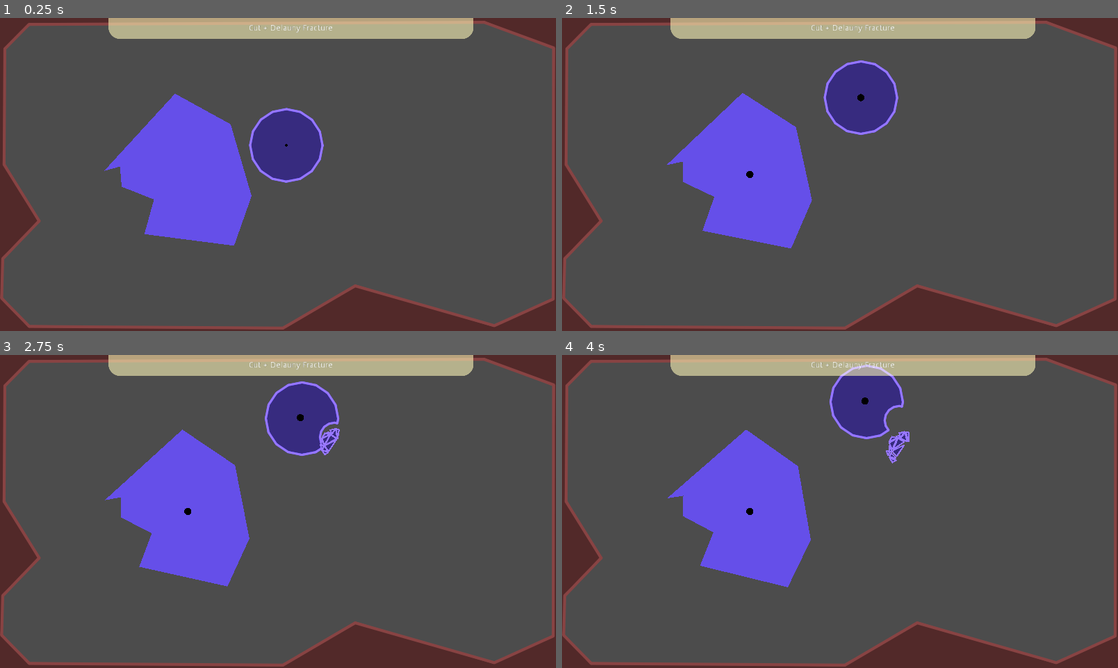
Above: before the commit, frames 1-4 (two rows, left to right).
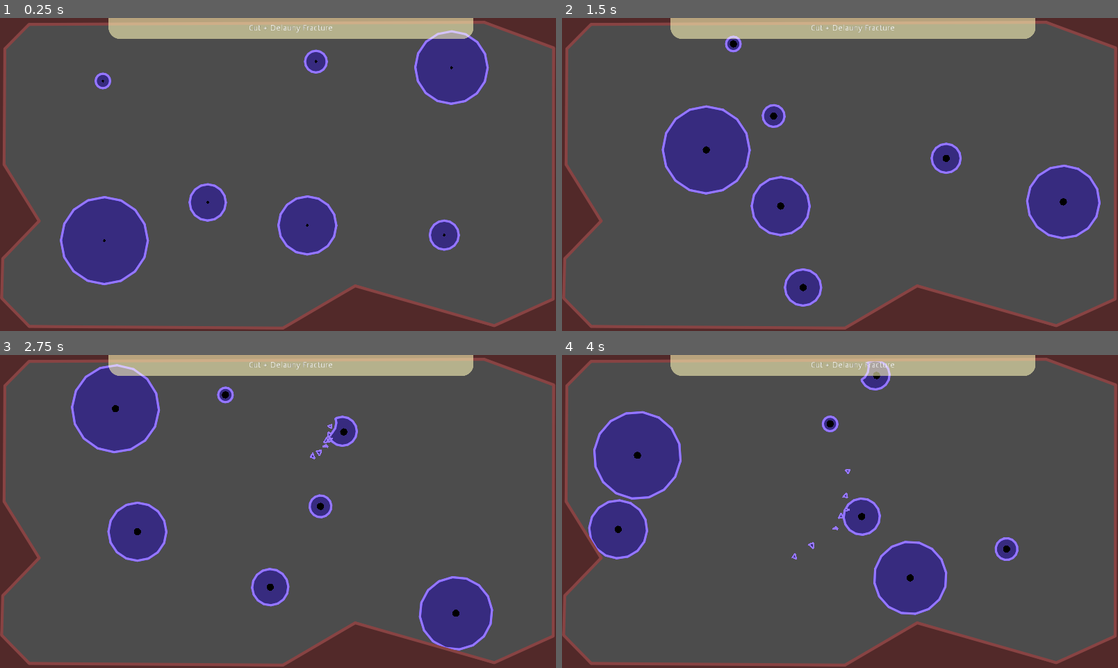
Above: after the commit, the same moments.

Repository: SoloByte/godot-polygon2d-fracture
Game: Godot game, scene res://demo/test-scenes/CutTest.tscn
Two runs of this game, one before a commit and one after it. Both use one fixed random seed, a clock stepped at 60 frames per second and the inputs below. This scene is started directly instead of the project's main scene.
Inputs (mouse positions are in pixels of both pictures, inside the frame that each line leads up to):
- Up to frame 1 (0.25 s): no input
- Up to frame 2 (1.5 s): move the mouse to (962, 158) at 0.52 s; hold Right mouse button (cut) 0.53-1.28 s; click (962, 158) at 0.8 s; move the mouse to (728, 190) at 1.27 s; click (728, 190) at 1.35 s
- Up to frame 3 (2.75 s): tap S (fracture) at 1.55 s; move the mouse to (333, 442) at 2.02 s; hold S (fracture) from 2.03 s (still down); right-click (333, 442) at 2.3 s
- Up to frame 4 (4 s): move the mouse to (812, 574) at 2.77 s; release S (fracture) at 2.78 s; tap Q (auto) at 2.85 s; click (812, 574) at 3.05 s; move the mouse to (1006, 558) at 3.52 s; hold W (change-test) from 3.53 s (still down); tap S (fracture) at 3.8 s

The runs differ from the first frame. In frame 1, 19% of the frame differs, in the area x 10-88%, y 3-86%; in frame 2, 15%; in frame 3, 18%; in frame 4, 19%, in the area x 4-83%, y 2-84%.

Commit message:
cut fracture works now. PolygonFracture.gd has a new func called cutFracture -> returns shapes and fractures.

Diff:
--- a/demo/src/CutFracture.gd
+++ b/demo/src/CutFracture.gd
@@ -35,12 +35,16 @@
 	_cut_line.clear_points()
 	_cut_line.visible = false
 
+	for source in _source_polygon_parent.get_children():
+		if source is Polygon2D:
+			source.global_rotation = _rng.randf() * PI * 2.0
+
 
 
 func _process(delta: float) -> void:
-	for source in _source_polygon_parent.get_children():
-		if source is Polygon2D:
-			source.global_rotation += deg2rad(10) * delta
+#	for source in _source_polygon_parent.get_children():
+#		if source is Polygon2D:
+#			source.global_rotation += deg2rad(90) * delta
 
 	if _cut_line.visible:
 		_cut_line.set_point_position(1, _cut_line.to_local(get_global_mouse_position()))
@@ -53,7 +57,6 @@
 	p.global_position = spawn_pos
 	p.set_polygon(new_poly)
 	p.modulate = color
-
 	var center = Polygon2D.new()
 	p.add_child(center)
 	center.set_polygon(PolygonLib.createCirclePolygon(25.0, 1))
@@ -95,7 +98,7 @@
 		var vec : Vector2 = cut_line_end - _cut_line_start
 		var dis : float = vec.length()
 		var dir : Vector2 = vec.normalized()
-		var cut_shape = PolygonLib.createBeamPolygon(dir, dis, 15.0, 15.0, Vector2.ZERO)
+		var cut_shape = PolygonLib.createBeamPolygon(dir, dis, 1.0, 1.0, Vector2.ZERO)
 		cut(_cut_line_start, cut_shape, 0.0)
 
 		_cut_line.clear_points()
@@ -108,50 +111,25 @@
 		cut(cut_pos, _cut_shape, 0.0)
 
 
+	if event.is_action_pressed("fullscreen"):
+		OS.window_fullscreen = not OS.window_fullscreen
+
+	if event.is_action_pressed("ui_cancel"):
+		get_tree().quit()
+
+
 
 
 
 
 
 func cut(cut_pos : Vector2, cut_shape : PoolVector2Array, cut_rot : float) -> void:
-#	var p = Polygon2D.new()
-#	add_child(p)
-#	p.set_polygon(cut_shape)
-#	p.global_position = cut_pos
-#	p.z_index = 3
-#	var c = Color.red
-#	c.a = 0.3
-#	p.color = c
-
 	for source in _source_polygon_parent.get_children():
 		var source_polygon : PoolVector2Array = source.get_polygon()
 		var total_area : float = PolygonLib.getPolygonArea(source_polygon)
-		var source_pos : Vector2 = source.global_position
-		var source_rot : float = source.global_rotation
 
-		var local_cut_pos : Vector2 = PolygonLib.toLocal(source.get_global_transform(), cut_pos)
-
-#		if source is Polygon2D:
-#			var p1 = Polygon2D.new()
-#			add_child(p1)
-#			p1.set_polygon(PolygonLib.createCirclePolygon(25.0, 1))
-#			p1.global_position = cut_pos
-#			p1.z_index = 3
-#			var c1 = Color.green
-#			c1.a = 1.0
-#			p1.color = c1
-#
-#			var p2 = Polygon2D.new()
-#			add_child(p2)
-#			p2.show_behind_parent = true
-#			p2.set_polygon(PolygonLib.createCirclePolygon(35.0, 1))
-#			p2.global_position = local_cut_pos
-#			p2.z_index = 3
-#			var c2 = Color.blue
-#			c2.a = 1.0
-#			p2.color = c2
-
-
+		var source_trans : Transform2D = source.get_global_transform()#Transform2D(source.global_rotation, source.global_position)
+		var cut_trans := Transform2D(cut_rot, cut_pos)
 
 		var s_lin_vel := Vector2.ZERO
 		var s_ang_vel : float = 0.0
@@ -163,49 +141,24 @@
 			s_mass = source.mass
 
 
-#			var offset : Vector2 = PolygonLib.calculatePolygonCentroid(PolygonLib.rotatePolygon(source_polygon, source_rot))
+		var cut_fracture_info : Dictionary = polyFracture.cutFracture(source_polygon, cut_shape, source_trans, cut_trans, 5000, 3000, 250, 3)
+		for fracture in cut_fracture_info.fractures:
+			for fracture_shard in fracture:
+				spawnFractureBody(fracture_shard)
 
 
-		var cut_info : Dictionary = PolygonLib.cutShape(source_polygon, source_rot, cut_shape, local_cut_pos, cut_rot, true)
-
-		if cut_info.intersected and cut_info.intersected.size() > 0:
-			for shape in cut_info.intersected:
-				var area : float = PolygonLib.getPolygonArea(shape)
-				if area < 3000:
-					continue
-
-
-				var fracture_info : Array = polyFracture.fractureDelaunay(shape, source_pos, 0.0, 3, 250)
-				for fracture_shard in fracture_info:
-					spawnFractureBody(fracture_shard)
-
-
-		if cut_info.final and cut_info.final.size() > 0:
-			for shape in cut_info.final:
-				var shape_area : float = PolygonLib.getPolygonArea(shape)
-				if shape_area < 5000:
-					var fracture_info : Array = polyFracture.fractureDelaunay(shape, source_pos, 0.0, 3, 250)
-					for fracture_shard in fracture_info:
-						spawnFractureBody(fracture_shard)
-					continue
-
-				#variant 1 for polygons that should stay centered (rigidbodies for instance)
-				var centroid : Vector2 = PolygonLib.calculatePolygonCentroid(shape)
-				var spawn_pos : Vector2 = _source_polygon_parent.to_global(centroid) + source_pos
-				var centered_shape : PoolVector2Array = PolygonLib.translatePolygon(shape, -centroid)
-				#variant 2 for polygons that are not centered
-#					spawn_pos = source_pos
-#					centered_shape = shape
-
-				if source is Polygon2D:
-					call_deferred("spawnPoly", centered_shape, spawn_pos, 0.0, source.modulate)
-				else:
-					var mass : float = s_mass * (shape_area / total_area)
-					call_deferred("spawnRigibody2d", centered_shape, spawn_pos, 0.0, source.modulate, s_lin_vel, s_ang_vel, mass, cut_pos)
+		for shape in cut_fracture_info.shapes:
+			var spawn_pos : Vector2 = _source_polygon_parent.to_global(shape.centroid) + shape.source_pos
+			if source is Polygon2D:
+				call_deferred("spawnPoly", shape.centered_shape, spawn_pos, 0.0, source.modulate)
+			else:
+				var mass : float = s_mass * (shape.area / total_area)
+				call_deferred("spawnRigibody2d", shape.centered_shape, spawn_pos, 0.0, source.modulate, s_lin_vel, s_ang_vel, mass, cut_pos)
 
 		source.queue_free()
-	Engine.time_scale = 0.1
-	_slowmo_timer.start(0.25)
+
+#	Engine.time_scale = 0.1
+#	_slowmo_timer.start(0.25)
 
 
 
--- a/demo/test-scenes/CutTest.tscn
+++ b/demo/test-scenes/CutTest.tscn
@@ -18,21 +18,53 @@
 fracture_body_template = ExtResource( 3 )
 rigidbody_template = ExtResource( 5 )
 
-[node name="Polygon2D2" type="Polygon2D" parent="Fracture"]
+[node name="Polygon2D" type="Polygon2D" parent="Fracture"]
 visible = false
 position = Vector2( -600, 0 )
-color = Color( 0.0156863, 0.631373, 0.0235294, 0.392157 )
 polygon = PoolVector2Array( -601.829, 1.84607, -135.658, -552.519, 257.438, -358.491, 423.747, 130.358, 317.914, 478.096, -304.487, 425.18, -249.051, 183.275, -475.837, 105.16, -493.475, -33.4318 )
 
 [node name="SourcePolygons" type="Node2D" parent="Fracture"]
 show_behind_parent = true
 
 [node name="RigidBody2D" parent="Fracture/SourcePolygons" instance=ExtResource( 5 )]
+position = Vector2( 1139.98, -682.293 )
 rand_linear_velocity_range = Vector2( 500, 1000 )
 
-[node name="Polygon2D" type="Polygon2D" parent="Fracture/SourcePolygons"]
-position = Vector2( -600, 0 )
-polygon = PoolVector2Array( -601.829, 1.84607, -135.658, -552.519, 257.438, -358.491, 423.747, 130.358, 317.914, 478.096, -304.487, 425.18, -249.051, 183.275, -475.837, 105.16, -493.475, -33.4318 )
+[node name="RigidBody2D2" parent="Fracture/SourcePolygons" instance=ExtResource( 5 )]
+position = Vector2( 1241.69, 542.444 )
+mass = 40.0
+rand_linear_velocity_range = Vector2( 500, 1000 )
+radius = 100.0
+
+[node name="RigidBody2D3" parent="Fracture/SourcePolygons" instance=ExtResource( 5 )]
+position = Vector2( -1271.35, 589.061 )
+mass = 120.0
+rand_linear_velocity_range = Vector2( 500, 1000 )
+radius = 300.0
+
+[node name="RigidBody2D4" parent="Fracture/SourcePolygons" instance=ExtResource( 5 )]
+position = Vector2( -1322.21, -597.536 )
+mass = 20.0
+rand_linear_velocity_range = Vector2( 500, 1000 )
+radius = 50.0
+
+[node name="RigidBody2D5" parent="Fracture/SourcePolygons" instance=ExtResource( 5 )]
+position = Vector2( -546.682, 76.2813 )
+mass = 50.0
+rand_linear_velocity_range = Vector2( 500, 1000 )
+radius = 125.0
+
+[node name="RigidBody2D6" parent="Fracture/SourcePolygons" instance=ExtResource( 5 )]
+position = Vector2( 402.595, -606.012 )
+mass = 30.0
+rand_linear_velocity_range = Vector2( 500, 1000 )
+radius = 75.0
+
+[node name="RigidBody2D7" parent="Fracture/SourcePolygons" instance=ExtResource( 5 )]
+position = Vector2( 317.839, 385.644 )
+mass = 80.0
+rand_linear_velocity_range = Vector2( 500, 1000 )
+radius = 200.0
 
 [node name="Parent" type="Node2D" parent="Fracture"]
 
--- a/polygon2d-fracture/PolygonFracture.gd
+++ b/polygon2d-fracture/PolygonFracture.gd
@@ -168,6 +168,42 @@
 
 
 
+
+func cutFracture(source_polygon : PoolVector2Array, cut_polygon : PoolVector2Array, source_trans_global : Transform2D, cut_trans_global : Transform2D, cut_min_area : float, fracture_min_area : float, shard_min_area : float, fractures : int = 3) -> Dictionary:
+	var cut_info : Dictionary = PolygonLib.cutShape(source_polygon, cut_polygon, source_trans_global, cut_trans_global, true)
+
+	var fracture_infos : Array = []
+	if cut_info.intersected and cut_info.intersected.size() > 0:
+		for shape in cut_info.intersected:
+			var area : float = PolygonLib.getPolygonArea(shape)
+			if area < fracture_min_area:
+				continue
+
+			var fracture_info : Array = fractureDelaunay(shape, source_trans_global.get_origin(), 0.0, fractures, shard_min_area)
+			fracture_infos.append(fracture_info)
+
+	var shape_infos : Array = []
+	if cut_info.final and cut_info.final.size() > 0:
+		for shape in cut_info.final:
+			var shape_area : float = PolygonLib.getPolygonArea(shape)
+			if shape_area < cut_min_area:
+				var fracture_info : Array = fractureDelaunay(shape, source_trans_global.get_origin(), 0.0, fractures, shard_min_area)
+				fracture_infos.append(fracture_info)
+				continue
+
+			var centroid : Vector2 = PolygonLib.calculatePolygonCentroid(shape)
+#			var spawn_pos : Vector2 = PolygonLib.toGlobal(source_trans_global, centroid) + source_trans_global.get_origin()
+			var source_pos : Vector2 = source_trans_global.get_origin()
+			var centered_shape : PoolVector2Array = PolygonLib.translatePolygon(shape, -centroid)
+			var final_shape : Dictionary = {"centered_shape" : centered_shape, "source_pos" : source_pos, "centroid" : centroid, "area" : shape_area}
+			shape_infos.append(final_shape)
+
+	return {"shapes" : shape_infos, "fractures" : fracture_infos}
+
+
+
+
+
 #returns an array of PoolVector2Arrays -> each PoolVector2Array consists of two Vector2 [start, end]
 #is used in the func fracture
 func getCutLinesFromPoints(points : Array, cuts : int, max_size : float) -> Array:
--- a/polygon2d-fracture/PolygonLib.gd
+++ b/polygon2d-fracture/PolygonLib.gd
@@ -252,28 +252,36 @@
 #s_poly = source polygon, c_poly = cut polygon (cut shape used to cut source polygon), the cut_local_pos should be in the local polygon2d node space, rotations are all in radians
 #get_intersect determines if the the intersected area (area shared by both polygons, the area that is cut out of the source polygon) is returned as well
 #returns dictionary with final : Array and intersected : Array -> all holes are filtered out already
-static func cutShape(s_poly : PoolVector2Array, s_world_rot : float, c_poly : PoolVector2Array, cut_local_pos : Vector2, c_world_rot : float, get_intersect : bool = true) -> Dictionary:
-	c_poly = translatePolygon(c_poly, cut_local_pos)
-	c_poly = rotatePolygon(c_poly, c_world_rot)
-	s_poly = rotatePolygon(s_poly, s_world_rot)
+static func cutShape(source_polygon : PoolVector2Array, cut_polygon : PoolVector2Array, source_trans_global : Transform2D, cut_trans_global : Transform2D, get_intersected : bool = true) -> Dictionary:
+	cut_polygon = translatePolygon(cut_polygon, toLocalWithoutRot(source_trans_global, cut_trans_global.get_origin()))
+	cut_polygon = rotatePolygon(cut_polygon, cut_trans_global.get_rotation())
+	source_polygon = rotatePolygon(source_polygon, source_trans_global.get_rotation())
 
 	var intersected_polygons : Array = []
-	if get_intersect:
-		intersected_polygons = intersectPolygons(s_poly, c_poly, true)
-	var final_polygons : Array = clipPolygons(s_poly, c_poly, true)
+	if get_intersected:
+		intersected_polygons = intersectPolygons(source_polygon, cut_polygon, true)
+	var final_polygons : Array = clipPolygons(source_polygon, cut_polygon, true)
+
 
 	return {"final" : final_polygons, "intersected" : intersected_polygons}
 
 
+#change to source_trans------------------------------------------------------------
 static func getShapeSpawnInfo(source_node, shape : PoolVector2Array) -> Dictionary:
 	var centroid : Vector2 = calculatePolygonCentroid(shape)
 	var spawn_pos : Vector2 = source_node.to_global(centroid) + source_node.global_position
 	var centered_shape : PoolVector2Array = translatePolygon(shape, -centroid)
 	return {"spawn_pos" : spawn_pos, "centered_shape" : centered_shape}
-
-
+#----------------------------------------------------------------------------------
+
+
+static func toGlobal(global_transform : Transform2D, local_pos : Vector2) -> Vector2:
+	return global_transform.xform(local_pos)
 
 static func toLocal(global_transform : Transform2D, global_pos : Vector2) -> Vector2:
+	return global_transform.affine_inverse().xform(global_pos)
+
+static func toLocalWithoutRot(global_transform : Transform2D, global_pos : Vector2) -> Vector2:
 	var new_transform := Transform2D(0.0, global_transform.origin)
 	return new_transform.affine_inverse().xform(global_pos)
 
